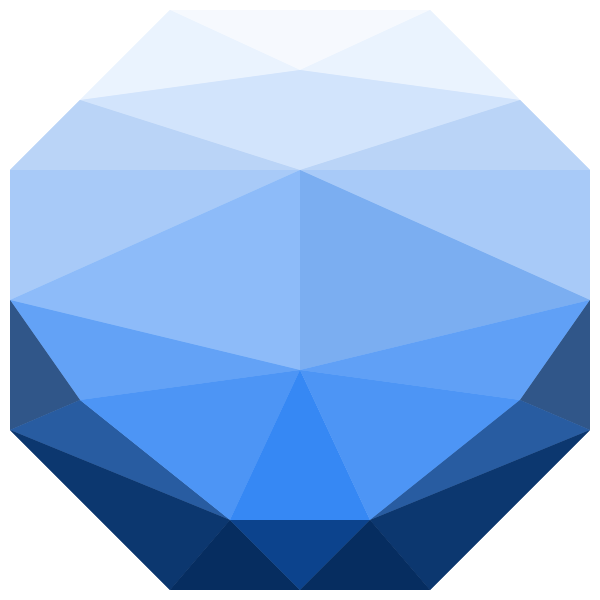
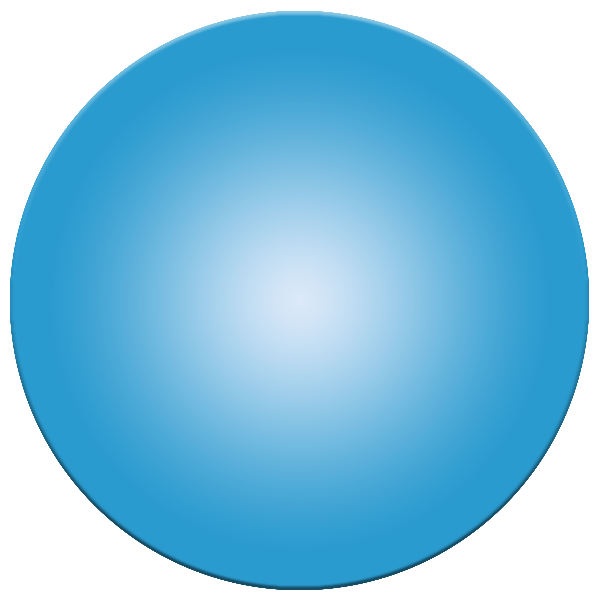
Layered file, before and after one edit (600×600). Changes by layer:
added layer "Calque 1" above "Teinte/Saturation 1" over [10, 11, 589, 590]
hid "Forme 25 copie" over [10, 10, 590, 590]
hid "Forme 25" over [10, 10, 590, 590]
